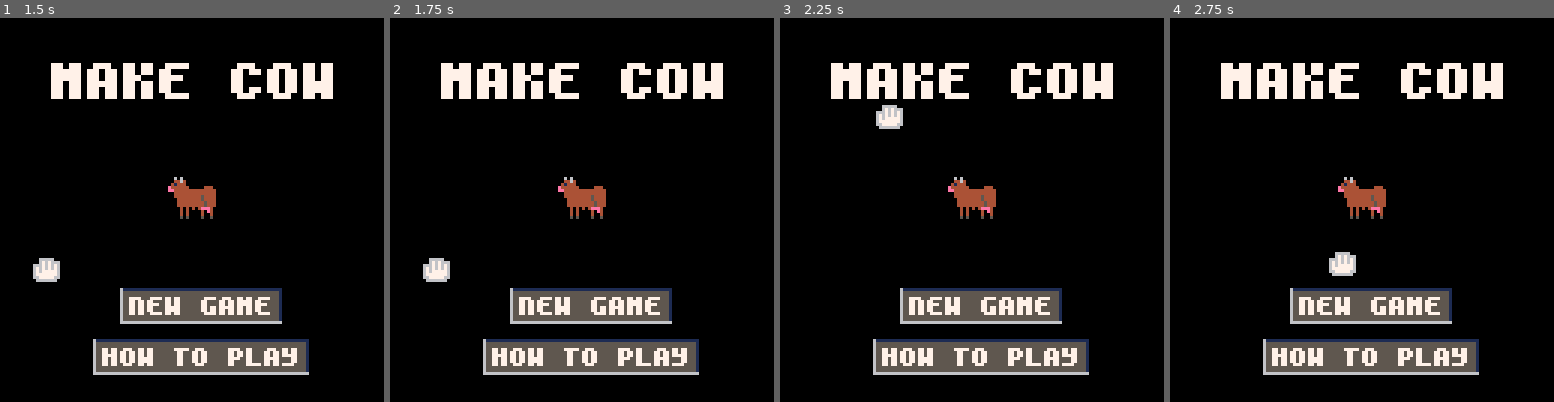
Above: before the commit, frames 1-4 (left to right).
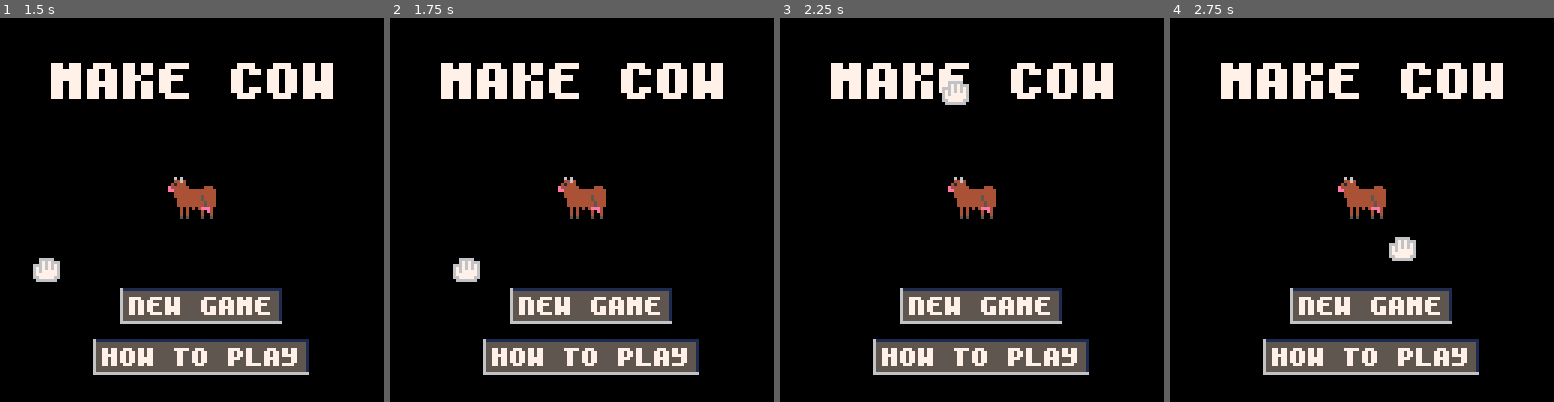
Above: after the commit, the same moments.

Repository: MiniMechMedia/pico8-games
Game: PICO-8 cartridge carts/make-cow/make-cow.p8
The game is run twice, just before and just after one commit, with the same random seed, the same clock (stepped at 60 frames per second) and the same inputs.
Inputs (mouse positions are in pixels of both pictures, inside the frame that each line leads up to):
- Up to frame 1 (1.5 s): tap X (X key) at 0.33, 1.07 s; click (280, 121) at 0.67 s; tap O (Z key) at 0.7 s; click (46, 267) at 1.22 s
- Up to frame 2 (1.75 s): hold Right from 1.6 s (still down); tap O (Z key) at 1.7 s
- Up to frame 3 (2.25 s): click (887, 114) at 1.77 s; tap X (X key) at 1.85 s; release Right at 2.1 s; tap O (Z key) at 2.1 s; hold Up from 2.15 s (still down)
- Up to frame 4 (2.75 s): click (1342, 259) at 2.32 s; release Up at 2.42 s; hold Right from 2.47 s (still down); tap O (Z key) at 2.5 s

Frame 1 is identical in both runs. In frame 2, 0.8% of the frame differs, in the area x 8-24%, y 62-69%; in frame 3, 0.7%; in frame 4, 0.8%.

Commit message:
Update Make Cow

Diff:
--- a/carts/make-cow/make-cow.p8
+++ b/carts/make-cow/make-cow.p8
@@ -1,7 +1,7 @@
 pico-8 cartridge // http://www.pico-8.com
 version 32
 __lua__
---make cow                       v0.1.0
+--make cow                       v0.1.1
 --by caterpillar games
 
 
@@ -68,6 +68,8 @@
 	music(39)
 	local textDuration = 60
 	gs = {
+		lastMouseCoords = nil,
+		cursorPositionKeyboardOverride = nil,
 		titleScreenState = titleScreenStates.titleScreen,
 		player = makePlayer(),
 		secretWord = {'f','l','u','f','y','c','o','w'},
@@ -172,11 +174,18 @@
 			isClickedPreviousFrame = false,
 			-- isClickedThisFrame = false,
 			updateClick = function(self)
+				-- if btn(dirs.x) then
+				-- 	-- self.isLeadingClick = true
+				-- 	return
+				-- elseif btn(dirs.z) then
+				-- 	self.isRightClick = true
+				-- 	return
+				-- end
 				self.isLeadingClick = false
 
-				self.isRightClick = (stat(34) & 0x2) > 0
-
-				if (stat(34) & 0x1) > 0 then
+				self.isRightClick = (stat(34) & 0x2) > 0 or btn(dirs.z)
+
+				if (stat(34) & 0x1) > 0 or btn(dirs.x) then
 					self.isClicked = true
 					if not self.isClickedPreviousFrame then
 						self.isLeadingClick = true
@@ -506,11 +515,17 @@
 	return ret
 end
 
-function getCursor()
+function getMouseCoords()
 	return vec2(
 		stat(32),
 		stat(33)
-		) - vec2(0, 16)
+		)
+end
+
+function getCursor()
+	local ret = gs.cursorPositionKeyboardOverride
+		or getMouseCoords()
+	return ret - vec2(0, 16)
 end
 
 function makeNode(pos, col)
@@ -547,9 +562,38 @@
 	return gs.currentAnimation != nil and costatus(gs.currentAnimation) != 'dead'
 end
 
+function setArrowOverride()
+	if gs.lastMouseCoords != getMouseCoords() then
+		gs.cursorPositionKeyboardOverride = nil
+		return
+	elseif gs.cursorPositionKeyboardOverride == nil then
+		gs.cursorPositionKeyboardOverride = getMouseCoords()
+	end
+
+	local offset = vec2(0,0)
+	if btn(dirs.up) then
+		offset.y -= 1
+	end
+	if btn(dirs.down) then
+		offset.y += 1
+	end
+	if btn(dirs.left) then
+		offset.x -= 1
+	end
+	if btn(dirs.right) then
+		offset.x += 1
+	end
+
+	offset = offset:norm()
+	local arrowSpeed = 2.5
+	gs.cursorPositionKeyboardOverride += offset * arrowSpeed
+end
+
 function acceptInput()
+	setArrowOverride()
 	gs.cursor.pos = getCursor()
 	gs.cursor:updateClick()
+	gs.lastMouseCoords = getMouseCoords()
 	if gs.cursor.isRightClick then
 		gs.graspedResource = nil
 	end
Not shown, changed: carts/make-cow/README.md
Not shown, changed: carts/make-cow/export/make-cow.p8.png
Not shown, changed: carts/make-cow/export/make-cow_html/index.html
Not shown, changed: carts/make-cow/export/make-cow_html/index.js
Not shown, changed: carts/make-cow/export/submission.html
